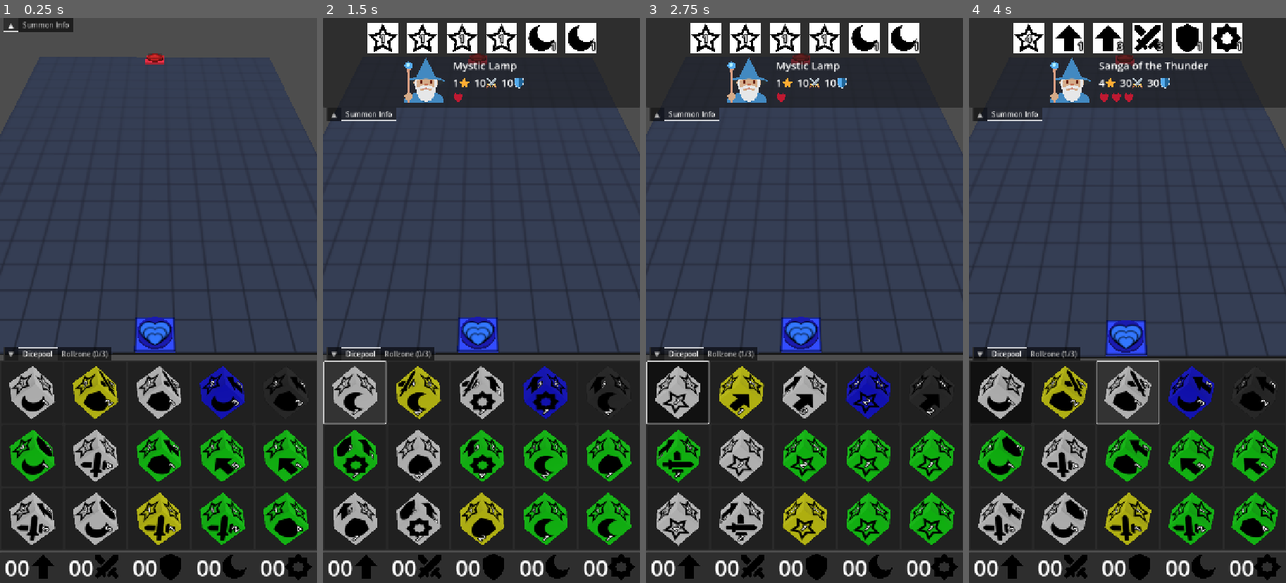
Above: before the commit, frames 1-4 (left to right).
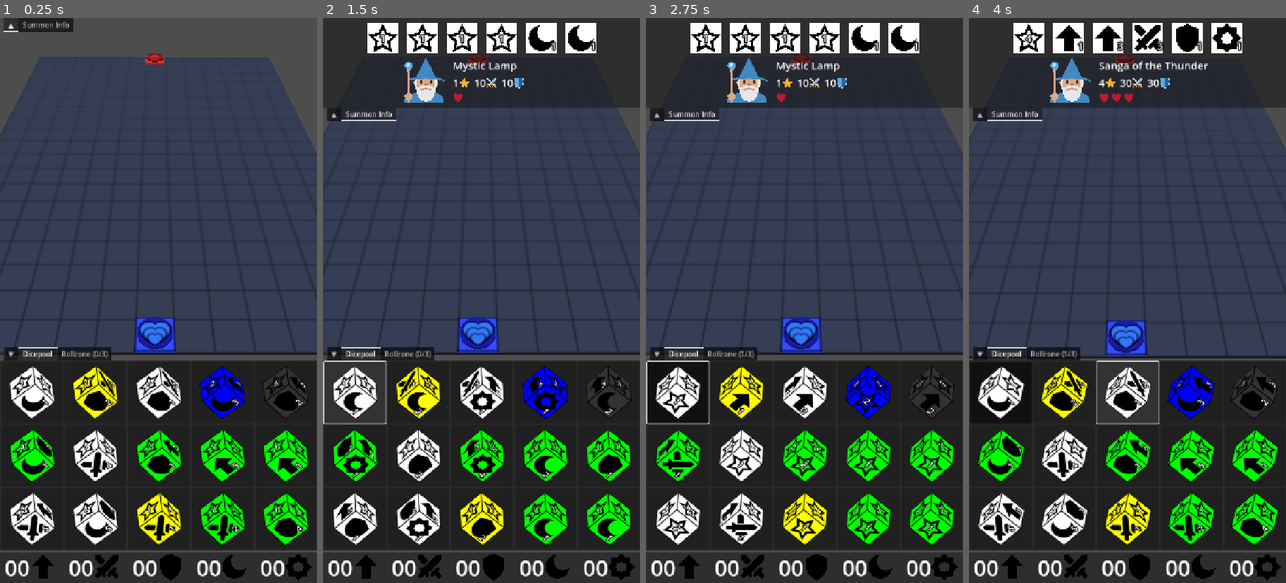
Above: after the commit, the same moments.

Repository: francocurotto/DDMre
Game: Godot game, scene res://scenes/test.tscn
Same seed, same stepped clock (60 frames per second), same inputs: the game is played once before the commit and once after it. The engine's default icon, where the game draws it, is replaced by a stand-in: a white triangle on a blue panel in a dark square.
Inputs (mouse positions are in pixels of both pictures, inside the frame that each line leads up to):
- Up to frame 1 (0.25 s): no input
- Up to frame 2 (1.5 s): click (354, 390) at 0.52 s; click (354, 390) at 1.27 s
- Up to frame 3 (2.75 s): click (677, 390) at 2.02 s
- Up to frame 4 (4 s): move the mouse to (1197, 272) at 2.77 s; click (1197, 272) at 2.92 s; drag from (1064, 328) to (1111, 413) at 3.52 s

The runs differ from the first frame. In frame 1, 8.7% of the frame differs, in the area x 2-98%, y 61-94%; in frame 2, 8.6%; in frame 3, 9.4%; in frame 4, 8.6%.

Commit message:
progress in dicedim

Diff:
--- /dev/null
+++ b/source/assets/SIDE.svg
@@ -0,0 +1,57 @@
+<?xml version="1.0" encoding="UTF-8" standalone="no"?>
+<!-- Created with Inkscape (http://www.inkscape.org/) -->
+
+<svg
+   width="120"
+   height="120"
+   viewBox="0 0 120 120"
+   version="1.1"
+   id="svg5"
+   inkscape:version="1.2.2 (b0a8486541, 2022-12-01)"
+   sodipodi:docname="SIDE.svg"
+   xmlns:inkscape="http://www.inkscape.org/namespaces/inkscape"
+   xmlns:sodipodi="http://sodipodi.sourceforge.net/DTD/sodipodi-0.dtd"
+   xmlns="http://www.w3.org/2000/svg"
+   xmlns:svg="http://www.w3.org/2000/svg">
+  <sodipodi:namedview
+     id="namedview7"
+     pagecolor="#ffffff"
+     bordercolor="#000000"
+     borderopacity="0.25"
+     inkscape:showpageshadow="2"
+     inkscape:pageopacity="0.0"
+     inkscape:pagecheckerboard="0"
+     inkscape:deskcolor="#d1d1d1"
+     inkscape:document-units="px"
+     showgrid="false"
+     inkscape:zoom="3.0994847"
+     inkscape:cx="33.715282"
+     inkscape:cy="71.624809"
+     inkscape:window-width="1366"
+     inkscape:window-height="696"
+     inkscape:window-x="0"
+     inkscape:window-y="40"
+     inkscape:window-maximized="1"
+     inkscape:current-layer="layer1" />
+  <defs
+     id="defs2" />
+  <g
+     inkscape:label="Layer 1"
+     inkscape:groupmode="layer"
+     id="layer1">
+    <rect
+       style="fill:#000000;fill-rule:nonzero;stroke-width:13.2073;stroke-linecap:square;stroke-miterlimit:29.2;stroke-dasharray:none;fill-opacity:1"
+       id="rect788"
+       width="120"
+       height="120"
+       x="0"
+       y="0" />
+    <rect
+       style="fill:#ffffff;fill-opacity:1;fill-rule:nonzero;stroke-width:32.5698;stroke-linecap:square;stroke-miterlimit:29.2;stroke-dasharray:none"
+       id="rect5835"
+       width="114"
+       height="114"
+       x="3"
+       y="3" />
+  </g>
+</svg>
--- a/source/scenes/dice/dice.gd
+++ b/source/scenes/dice/dice.gd
@@ -1,3 +1,4 @@
+@tool
 extends RigidBody3D
 
 #region signals
@@ -18,6 +19,14 @@
 	ROLLING,
 	POSTROLL
 }
+#endregion
+
+#region export variables
+@export var fade : bool = false :
+	set(_fade):
+		fade = _fade
+		for side in $Sides.get_children():
+			side.fade = fade
 #endregion
 
 #region public variables
@@ -60,12 +69,10 @@
 func set_dice(dice_dict):
 	var level = int(dice_dict["LEVEL"])
 	var type = dice_dict["TYPE"]
-	# set type
-	set_dice_type(type)
 	# set sides
 	var side_strings = split_sides_string(dice_dict["CRESTS"])
 	for i in 6:
-		$Sides.get_child(i).set_side(level, side_strings[i])
+		$Sides.get_child(i).set_side(type, level, side_strings[i])
 	# set summon
 	$Summon.set_summon(dice_dict)
 
@@ -105,12 +112,6 @@
 		side_strings.append(result.get_string())
 	return side_strings
 
-func set_dice_type(type):
-	var material = $MeshInstance3D.get_surface_override_material(0)
-	material = material.duplicate()
-	$MeshInstance3D.set_surface_override_material(0, material)
-	material.albedo_color = Globals.SUMMON_COLORS[type]
-
 func get_rolled_side():
 	for side in $Sides.get_children():
 		var facing_direction = side.global_transform.basis.z
--- a/source/scenes/dice/dice.tscn
+++ b/source/scenes/dice/dice.tscn
@@ -1,17 +1,8 @@
-[gd_scene load_steps=11 format=3 uid="uid://b6qy0uoifxeby"]
+[gd_scene load_steps=5 format=3 uid="uid://b6qy0uoifxeby"]
 
 [ext_resource type="Script" uid="uid://sgb13e0g6d4h" path="res://scenes/dice/dice.gd" id="1_ws0no"]
 [ext_resource type="PackedScene" uid="uid://cbwouu0vicqix" path="res://scenes/dice/side/side.tscn" id="2_2tv1o"]
-[ext_resource type="Texture2D" uid="uid://bytb1t811lcmu" path="res://assets/CREST_MOVEMENT.svg" id="3_5157l"]
-[ext_resource type="Texture2D" uid="uid://bj26qmxnebta" path="res://assets/CREST_ATTACK.svg" id="4_w0qrj"]
-[ext_resource type="Texture2D" uid="uid://r8b3kacabv2e" path="res://assets/CREST_DEFENSE.svg" id="5_65ktn"]
-[ext_resource type="Texture2D" uid="uid://dsl2unxii3mi7" path="res://assets/CREST_MAGIC.svg" id="6_60uon"]
 [ext_resource type="PackedScene" uid="uid://b1qptgwxay546" path="res://scenes/dungobj/summon/summon.tscn" id="7_2tv1o"]
-
-[sub_resource type="BoxMesh" id="BoxMesh_lbo6s"]
-
-[sub_resource type="StandardMaterial3D" id="StandardMaterial3D_ws0no"]
-albedo_color = Color(1, 0, 0, 1)
 
 [sub_resource type="BoxShape3D" id="BoxShape3D_fl3nv"]
 
@@ -19,44 +10,35 @@
 inertia = Vector3(0.17, 0.17, 0.17)
 script = ExtResource("1_ws0no")
 
-[node name="MeshInstance3D" type="MeshInstance3D" parent="."]
-mesh = SubResource("BoxMesh_lbo6s")
-surface_material_override/0 = SubResource("StandardMaterial3D_ws0no")
-
 [node name="CollisionShape3D" type="CollisionShape3D" parent="."]
 shape = SubResource("BoxShape3D_fl3nv")
 
 [node name="Sides" type="Node3D" parent="."]
 
 [node name="Side1" parent="Sides" instance=ExtResource("2_2tv1o")]
-transform = Transform3D(1, 0, 0, 0, -4.37114e-08, 1, 0, -1, -4.37114e-08, 0, 0.51, 0)
+transform = Transform3D(1, 0, 0, 0, -4.37114e-08, 1, 0, -1, -4.37114e-08, 0, 0.5, 0)
 mult = 4
 
 [node name="Side2" parent="Sides" instance=ExtResource("2_2tv1o")]
-transform = Transform3D(-1, 0, -8.74228e-08, 0, 1, 0, 8.74228e-08, 0, -1, 0, 0, -0.51)
-texture = ExtResource("3_5157l")
-type = "MOVEMENT"
+transform = Transform3D(-1, 0, -8.74228e-08, 0, 1, 0, 8.74228e-08, 0, -1, 0, 0, -0.5)
+crest = "MOVEMENT"
 
 [node name="Side3" parent="Sides" instance=ExtResource("2_2tv1o")]
-transform = Transform3D(-4.37114e-08, 0, -1, 0, 1, 0, 1, 0, -4.37114e-08, -0.51, 0, 0)
-texture = ExtResource("3_5157l")
-type = "MOVEMENT"
+transform = Transform3D(-4.37114e-08, 0, -1, 0, 1, 0, 1, 0, -4.37114e-08, -0.5, 0, 0)
+crest = "MOVEMENT"
 mult = 2
 
 [node name="Side4" parent="Sides" instance=ExtResource("2_2tv1o")]
-transform = Transform3D(-4.37114e-08, 0, 1, 0, 1, 0, -1, 0, -4.37114e-08, 0.51, 0, 0)
-texture = ExtResource("4_w0qrj")
-type = "ATTACK"
+transform = Transform3D(-4.37114e-08, 0, 1, 0, 1, 0, -1, 0, -4.37114e-08, 0.5, 0, 0)
+crest = "ATTACK"
 mult = 4
 
 [node name="Side5" parent="Sides" instance=ExtResource("2_2tv1o")]
-transform = Transform3D(1, 0, 0, 0, 1, 0, 0, 0, 1, 0, 0, 0.51)
-texture = ExtResource("5_65ktn")
-type = "DEFENSE"
+transform = Transform3D(1, 0, 0, 0, 1, 0, 0, 0, 1, 0, 0, 0.5)
+crest = "DEFENSE"
 
 [node name="Side6" parent="Sides" instance=ExtResource("2_2tv1o")]
-transform = Transform3D(-1, -8.74228e-08, 3.82137e-15, 0, -4.37114e-08, -1, 8.74228e-08, -1, 4.37114e-08, 0, -0.51, 0)
-texture = ExtResource("6_60uon")
-type = "MAGIC"
+transform = Transform3D(-1, -8.74228e-08, 3.82137e-15, 0, -4.37114e-08, -1, 8.74228e-08, -1, 4.37114e-08, 0, -0.5, 0)
+crest = "MAGIC"
 
 [node name="Summon" parent="." instance=ExtResource("7_2tv1o")]
--- a/source/scenes/dice/side/side.gd
+++ b/source/scenes/dice/side/side.gd
@@ -9,35 +9,53 @@
 	"G" : "MAGIC",
 	"T" : "TRAP"
 }
+const FADE = 0.7
 #endregion
 
 #region export variables
-@export_enum("SUMMON", "MOVEMENT", "ATTACK", "DEFENSE", "MAGIC", "TRAP")
-var type : String = "SUMMON" :
+@export_enum("DRAGON", "SPELLCASTER", "UNDEAD", "BEAST", "WARRIOR")
+var type : String = "DRAGON" :
 	set(_type):
 		type = _type
-		texture = load("res://assets/CREST_%s.svg" % type)
+		modulate = Globals.SUMMON_COLORS[type]
+
+@export_enum("SUMMON", "MOVEMENT", "ATTACK", "DEFENSE", "MAGIC", "TRAP")
+var crest : String = "SUMMON" :
+	set(_crest):
+		crest = _crest
+		$Crest.texture = load("res://assets/CREST_%s.svg" % crest)
 		# reposition mult if summon and not summon
-		if type == "SUMMON":
-			$Mult.position = Vector3(0,0,0)
+		if crest == "SUMMON":
+			%Mult.position = Vector3(0,0,0)
 		else:
-			$Mult.position = Vector3(0.27,-0.27,0)
+			%Mult.position = Vector3(0.27,-0.27,0)
 
 @export_range(1,9,1) var mult : int = 1 :
 	set(_mult):
 		mult = _mult
-		$Mult.text = str(mult)
+		%Mult.text = str(mult)
+
+@export var fade : bool = false :
+	set(_fade):
+		fade = _fade
+		var alpha = 1.0 - int(fade)*FADE
+		modulate.a = alpha
+		$Crest.modulate.a = alpha
+		%Mult.modulate.a = alpha
+		%Mult.outline_modulate.a = alpha
 #endregion
 
 #region public functions
-func set_side(level, side_string):
+func set_side(_type, level, side_string):
+	# set type
+	type = _type
 	# set summon side
 	if side_string == "S":
-		type = "SUMMON"
+		crest = "SUMMON"
 		mult = level
 	# set crest side
 	else:
-		type = CRESTDICT[side_string[0]]
+		crest = CRESTDICT[side_string[0]]
 		if len(side_string) == 1:
 			mult = 1
 		else:
--- a/source/scenes/dice/side/side.tscn
+++ b/source/scenes/dice/side/side.tscn
@@ -1,14 +1,26 @@
-[gd_scene load_steps=3 format=3 uid="uid://cbwouu0vicqix"]
+[gd_scene load_steps=4 format=3 uid="uid://cbwouu0vicqix"]
 
+[ext_resource type="Script" uid="uid://bci3a5bnjlfkv" path="res://scenes/dice/side/side.gd" id="1_27crt"]
 [ext_resource type="Texture2D" uid="uid://caju6siypu748" path="res://assets/CREST_SUMMON.svg" id="1_81t1o"]
-[ext_resource type="Script" uid="uid://bci3a5bnjlfkv" path="res://scenes/dice/side/side.gd" id="2_dg7nj"]
+[ext_resource type="Texture2D" uid="uid://b7gayl216h2r0" path="res://assets/SIDE.svg" id="2_e6b40"]
 
 [node name="Side" type="Sprite3D"]
+modulate = Color(1, 0, 0, 1)
+pixel_size = 0.0084
+texture = ExtResource("2_e6b40")
+script = ExtResource("1_27crt")
+
+[node name="Crest" type="Sprite3D" parent="."]
+sorting_offset = 1.0
 pixel_size = 0.0018
+double_sided = false
 texture = ExtResource("1_81t1o")
-script = ExtResource("2_dg7nj")
 
-[node name="Mult" type="Label3D" parent="."]
+[node name="Mult" type="Label3D" parent="Crest"]
+unique_name_in_owner = true
 sorting_offset = 1.0
 pixel_size = 0.01
+double_sided = false
+render_priority = 1
+outline_render_priority = 0
 text = "1"
--- a/source/scenes/guis/dicegui/crestpool/crestpool.gd
+++ b/source/scenes/guis/dicegui/crestpool/crestpool.gd
@@ -14,10 +14,9 @@
 		"TRAP"     : $HBoxContainer/Trap,
 	}
 	Events.crest_side_rolled.connect(on_crest_side_rolled)
-
 #endregion
 
 #region signals callbacks
 func on_crest_side_rolled(side):
-	sides_dict[side.type].add_crest(side.mult)
+	sides_dict[side.crest].add_crest(side.mult)
 #endregion
--- a/source/scenes/guis/dicegui/dicepool/dice_button/dice_button.gd
+++ b/source/scenes/guis/dicegui/dicepool/dice_button/dice_button.gd
@@ -13,7 +13,7 @@
 	set(_disabled):
 		disabled = _disabled
 		%Button.disabled = disabled
-		%SubViewportContainer.modulate = Color(1,1,1,1-0.7*int(disabled))
+		%SubViewportContainer.modulate.a = 1-0.7*int(disabled)
 #endregion
 
 #region public functions
--- a/source/scenes/guis/dicegui/dicepool/dice_button/dice_button.tscn
+++ b/source/scenes/guis/dicegui/dicepool/dice_button/dice_button.tscn
@@ -39,7 +39,7 @@
 own_world_3d = true
 transparent_bg = true
 handle_input_locally = false
-size = Vector2i(2, 2)
+size = Vector2i(116, 116)
 render_target_update_mode = 4
 
 [node name="Camera3D" type="Camera3D" parent="MarginContainer/SubViewportContainer/SubViewport"]
--- a/source/scenes/guis/dicegui/rollzone/rollzone.gd
+++ b/source/scenes/guis/dicegui/rollzone/rollzone.gd
@@ -91,6 +91,7 @@
 			if result:
 				var selected_object = result["collider"]
 				print("Touched object: ", selected_object.name)
+				selected_object.fade = true
 				#var highlight_material := StandardMaterial3D.new()
 				#highlight_material.emission_enabled = true
 				#highlight_material.emission = Color.YELLOW
@@ -114,7 +115,7 @@
 	# resolve crest rolls
 	for dice in %DiceList.get_children():
 		var side = dice.rolled_side
-		if side.type != "SUMMON":
+		if side.crest != "SUMMON":
 			Events.crest_side_rolled.emit(side)
 		else:
 			summon_dice.append(dice)
--- a/source/scenes/guis/infogui/summon_info/sides_row/side2d/side2d.gd
+++ b/source/scenes/guis/infogui/summon_info/sides_row/side2d/side2d.gd
@@ -2,11 +2,11 @@
 
 #region public functions
 func set_side(side, type):
-	$Icon.texture = load("res://assets/CREST_%s.svg" % side.type)
+	$Icon.texture = load("res://assets/CREST_%s.svg" % side.crest)
 	$Mult.text = str(side.mult)
 	$Background.color = Globals.SUMMON_COLORS[type]
 	# adjust mult location
-	if side.type == "SUMMON":
+	if side.crest == "SUMMON":
 		$Mult.horizontal_alignment = HORIZONTAL_ALIGNMENT_CENTER
 		$Mult.vertical_alignment = VERTICAL_ALIGNMENT_CENTER
 	else:
--- a/source/scenes/test.gd
+++ b/source/scenes/test.gd
@@ -32,7 +32,7 @@
 func _input(event):
 	if event is InputEventScreenDrag:
 		# Check if the touch is inside the drag area
-		if %CameraGUI.get_global_rect().has_point(event.position):
+		if %DungeonGUI.get_global_rect().has_point(event.position):
 			var movement = Vector3(event.velocity.x, 0, event.velocity.y)
 			$Camera3D.position -= 0.0004 * movement
 #endregion
--- a/source/scenes/test.tscn
+++ b/source/scenes/test.tscn
@@ -28,7 +28,7 @@
 [node name="InfoGUI" parent="GUI" instance=ExtResource("3_lpvoh")]
 layout_mode = 2
 
-[node name="CameraGUI" type="Control" parent="GUI"]
+[node name="DungeonGUI" type="Control" parent="GUI"]
 unique_name_in_owner = true
 layout_mode = 2
 size_flags_vertical = 3
Not shown, added: source/assets/SIDE.svg.import
Not shown, changed: TODO.md
